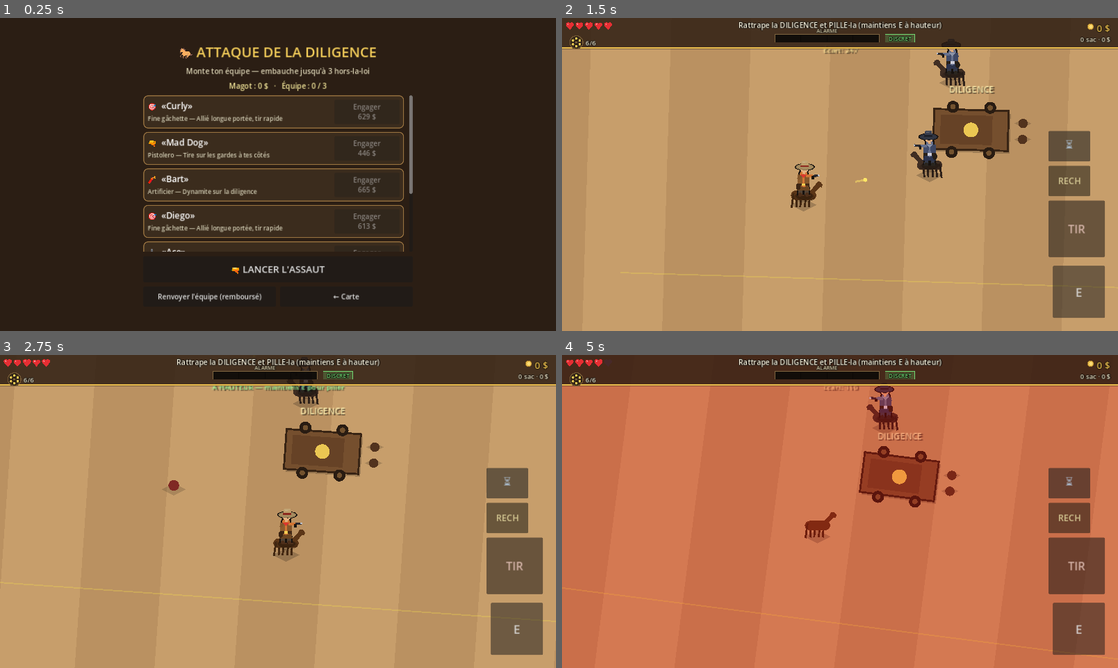
Above: before the commit, frames 1-4 (two rows, left to right).
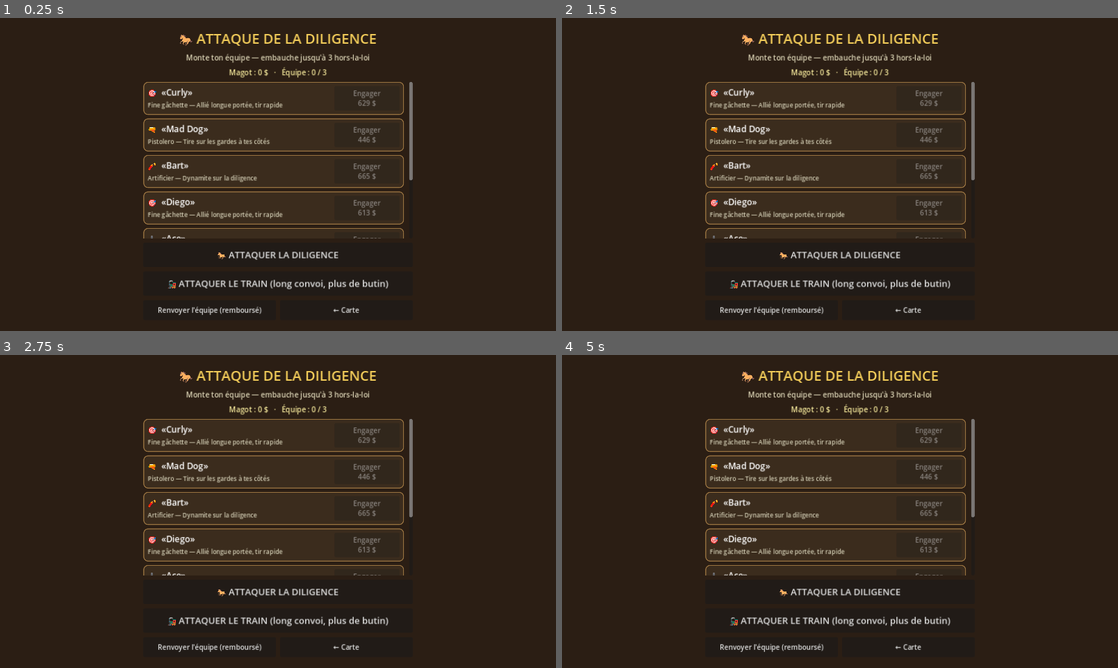
Above: after the commit, the same moments.

Repository: sebadiaz/Cowboys
Game: Godot game, scene res://scenes/CrewScreen.tscn
The game is run twice, just before and just after one commit, with the same random seed, the same clock (stepped at 60 frames per second) and the same inputs. This scene is started directly instead of the project's main scene.
Inputs (mouse positions are in pixels of both pictures, inside the frame that each line leads up to):
- Up to frame 1 (0.25 s): no input
- Up to frame 2 (1.5 s): click (840, 268) at 0.5 s, where only the run before the commit has a clickable "🔫 LANCER L'ASSAUT"; tap Enter at 1.25 s; move the mouse to (962, 158) at 1.27 s; hold D (move_right) from 1.28 s (still down); hold Space (fire) from 1.28 s (still down); click (962, 158) at 1.42 s
- Up to frame 3 (2.75 s): tap E (interact) at 1.55 s; release D (move_right) at 2 s; release Space (fire) at 2 s; drag from (166, 527) to (250, 574) at 2.02 s
- Up to frame 4 (5 s): move the mouse to (895, 442) at 2.77 s; hold D (move_right) 2.78-3.5 s; hold Space (fire) 2.78-3.5 s; tap E (interact) at 3.05, 4.55 s; drag from (812, 574) to (673, 464) at 3.52 s; move the mouse to (1006, 558) at 4.27 s; hold A (move_left) from 4.28 s (still down); hold Shift from 4.28 s (still down); tap R (reload) at 4.9 s

The runs differ from the first frame. In frame 1, 11% of the frame differs, in the area x 25-75%, y 5-95%; in frame 2, 95%; in frame 3, 95%; in frame 4, 99%, in the area x 0-100%, y 0-100%.

Commit message:
Lot 19: braquage de TRAIN (train_chase) sur le chase relatif
- Locomotive (cheminée+fumée+chasse-pierres) tirant 4 wagons sur des rails ;
  avancer/reculer longe le convoi, on pille chaque wagon (maintien E à hauteur),
  le wagon d'OR au bout est l'objectif ; gardes postés sur les toits ripostent ;
  équipe recrutée + i-frames ; on décroche pour fuir.
- RelativeChaseController: bornes de bande réglables par instance (un train est
  plus long qu'une diligence) — défauts inchangés, diligence/banc d'essai intacts.
- GameManager.start_train_attack() + scène TrainChase.tscn + bouton 'ATTAQUER LE
  TRAIN' dans CrewScreen. Réutilise HUD/équipe/résultat/bande fidèle.
- Vérifié headless: 4/4 wagons pillés (1740$), wagon d'or -> décrochage -> VICTOIRE;
  diligence non régressée; export web OK.

Diff:
--- /dev/null
+++ b/scenes/levels/TrainChase.tscn
@@ -0,0 +1,6 @@
+[gd_scene load_steps=2 format=3 uid="uid://c0wb0ytrain19chs"]
+
+[ext_resource type="Script" path="res://scripts/train_chase.gd" id="1"]
+
+[node name="TrainChase" type="Node2D"]
+script = ExtResource("1")
--- a/scripts/crew_screen.gd
+++ b/scripts/crew_screen.gd
@@ -40,11 +40,18 @@
 	scroll.add_child(_list)
 
 	var go := Button.new()
-	go.text = "🔫 LANCER L'ASSAUT"
-	go.custom_minimum_size = Vector2(620, 60)
-	go.add_theme_font_size_override("font_size", 22)
+	go.text = "🐎 ATTAQUER LA DILIGENCE"
+	go.custom_minimum_size = Vector2(620, 56)
+	go.add_theme_font_size_override("font_size", 21)
 	go.pressed.connect(func() -> void: GameManager.start_coach_attack())
 	box.add_child(go)
+
+	var train := Button.new()
+	train.text = "🚂 ATTAQUER LE TRAIN (long convoi, plus de butin)"
+	train.custom_minimum_size = Vector2(620, 56)
+	train.add_theme_font_size_override("font_size", 21)
+	train.pressed.connect(func() -> void: GameManager.start_train_attack())
+	box.add_child(train)
 
 	var row := HBoxContainer.new()
 	row.add_theme_constant_override("separation", 10)
--- a/scripts/game_manager.gd
+++ b/scripts/game_manager.gd
@@ -8,6 +8,7 @@
 const SCENE_SALOON := "res://scenes/levels/Saloon.tscn"
 const SCENE_MISSION := "res://scenes/MissionRoot.tscn"
 const SCENE_STAGECOACH := "res://scenes/levels/StagecoachChase.tscn"
+const SCENE_TRAIN := "res://scenes/levels/TrainChase.tscn"
 const SCENE_RESULT := "res://scenes/ResultScreen.tscn"
 const SCENE_LEVEL_SELECT := "res://scenes/LevelSelect.tscn"
 const SCENE_SHOP := "res://scenes/ShopScreen.tscn"
@@ -226,6 +227,15 @@
 	_change_scene(SCENE_STAGECOACH)
 
 
+## Braquage de train (lot 19) : même flux d'équipe que la diligence (coach_mission
+## pour le résultat/score/bande), mais convoi = locomotive + wagons.
+func start_train_attack() -> void:
+	coach_mission = true
+	procedural = false
+	current_level = 3
+	_change_scene(SCENE_TRAIN)
+
+
 func _process(delta: float) -> void:
 	world_time = fposmod(world_time + delta / DAY_LENGTH, 1.0)
 
--- a/scripts/relative_chase_controller.gd
+++ b/scripts/relative_chase_controller.gd
@@ -16,6 +16,13 @@
 const MOVE_SPEED := 260.0   # vitesse de repositionnement relatif
 const CATCH_X := 40.0       # |rel.x| sous lequel on est "à hauteur" de la cible
 
+# Bornes de la bande, réglables PAR INSTANCE (un train est plus long qu'une
+# diligence). Par défaut = les constantes ci-dessus -> comportement inchangé.
+var lane_half := LANE_HALF
+var ahead_max := AHEAD_MAX
+var behind_max := BEHIND_MAX
+var move_speed := MOVE_SPEED
+
 # Offset dans le repère de la cible : x le long de la course, y latéral.
 # Départ : un peu en arrière, sur le côté.
 var rel := Vector2(-300.0, 120.0)
@@ -24,9 +31,9 @@
 ## Met à jour l'offset relatif depuis l'entrée (direction monde alignée écran).
 ## `input.x` = avancer(+)/reculer(-), `input.y` = latéral.
 func update(delta: float, input: Vector2) -> void:
-	rel += input.limit_length(1.0) * MOVE_SPEED * delta
-	rel.x = clampf(rel.x, -BEHIND_MAX, AHEAD_MAX)
-	rel.y = clampf(rel.y, -LANE_HALF, LANE_HALF)
+	rel += input.limit_length(1.0) * move_speed * delta
+	rel.x = clampf(rel.x, -behind_max, ahead_max)
+	rel.y = clampf(rel.y, -lane_half, lane_half)
 
 
 ## Position MONDE du joueur, étant donné la cible et sa direction de course.
@@ -48,4 +55,4 @@
 
 ## A-t-on été distancé (collé à la limite arrière) ?
 func is_distanced() -> bool:
-	return rel.x <= -BEHIND_MAX + 1.0
+	return rel.x <= -behind_max + 1.0
--- /dev/null
+++ b/scripts/train_chase.gd
@@ -0,0 +1,607 @@
+extends Node2D
+## train_chase.gd  (Lot 19)
+## Braquage de TRAIN : même base que la diligence (RelativeChaseController +
+## HorseController), mais la cible est une LOCOMOTIVE tirant plusieurs WAGONS en
+## file. Le joueur longe le convoi et pille les wagons un par un (avancer/reculer
+## choisit le wagon, maintien E à hauteur) ; des gardes postés sur les toits
+## ripostent ; l'équipe (CrewScreen) chevauche et tire. Le wagon d'OR au bout est
+## l'objectif ; ensuite on décroche pour fuir. Réutilise HUD/résultat/bande fidèle.
+
+const TRAIN_SPEED := 320.0
+const BULLET_SPEED := 950.0
+const GUARD_FIRE := 1.9
+const ALLY_FIRE := 1.3
+const LOOT_TIME := 2.4
+const LOCO_HALF := 48.0
+const CAR_LEN := 120.0
+const CAR_GAP := 10.0
+const RAIL_HALF := 30.0
+
+var _chase := RelativeChaseController.new()
+var _horse := HorseController.new()
+var _hud: CanvasLayer
+
+var _loco_pos := Vector2.ZERO
+var _track_dir := Vector2.RIGHT
+var _player_pos := Vector2.ZERO
+var _facing := Vector2.RIGHT
+var _ride := 0.0
+var _smoke := 0.0
+var _cam := Vector2.ZERO
+var _scale := 1.6
+
+var _hp := 3
+var _max_hp := 3
+var _dmg_cd := 0.0
+var _fire_cd := 0.0
+
+var _cars: Array[Dictionary] = []      # {along, value, looted, progress, gold}
+var _guards: Array[Dictionary] = []    # {along, side, hp, fire_cd, alive, facing}
+var _allies: Array[Dictionary] = []
+var _bullets: Array[Dictionary] = []
+var _corpses: Array[Dictionary] = []
+
+var _loot_value := 0
+var _loot_bags := 0
+var _gold_looted := false
+var _elapsed := 0.0
+var _over := false
+var _escaping := false
+var _train_len := 0.0
+var _rng := RandomNumberGenerator.new()
+
+
+func _ready() -> void:
+	Iso.top_down = true
+	_rng.randomize()
+	_horse.mounted = true
+	# Bande élargie : un train est long, il faut pouvoir longer tout le convoi.
+	_chase.behind_max = 600.0
+	_chase.ahead_max = 120.0
+	_chase.lane_half = 210.0
+	_chase.rel = Vector2(-200.0, 130.0)
+	_max_hp = (5 if GameManager.assist else 3) + SaveManager.hp_bonus()
+	_max_hp += GameManager.crew_count_role("medic")
+	_hp = _max_hp
+	_build_train()
+	_player_pos = _chase.player_world(_loco_pos, _track_dir)
+	var vp := get_viewport_rect().size
+	_scale = clampf(minf(vp.x, vp.y) / 480.0, 1.1, 2.2)
+	scale = Vector2(_scale, _scale)
+	_spawn_allies()
+	_build_hud()
+	AudioManager.play_music("tension")
+
+
+func _build_train() -> void:
+	# 3 wagons de fret + 1 wagon d'or au bout. Position le long de la course
+	# (négative = derrière la loco).
+	var n_cargo := 3
+	for i in range(n_cargo + 1):
+		var along := -(LOCO_HALF + CAR_GAP + CAR_LEN * 0.5 + i * (CAR_LEN + CAR_GAP))
+		var gold := i == n_cargo
+		_cars.append({"along": along, "value": (900 if gold else 280), "looted": false,
+				"progress": 0.0, "gold": gold})
+	_train_len = LOCO_HALF + (n_cargo + 1) * (CAR_LEN + CAR_GAP)
+	# Gardes postés sur les toits (wagon d'or + un wagon de fret), +1 par notoriété.
+	var guard_cars := [n_cargo, 1]
+	var extra := clampi(SaveManager.notoriety / 2, 0, 2)
+	for k in range(extra):
+		guard_cars.append((k * 2) % n_cargo)
+	for ci in guard_cars:
+		var a: float = _cars[ci]["along"]
+		_guards.append({"along": a, "side": (1.0 if _guards.size() % 2 == 0 else -1.0) * 18.0,
+				"hp": 2, "fire_cd": _rng.randf_range(0.6, GUARD_FIRE), "alive": true, "facing": Vector2.LEFT})
+
+
+func _build_hud() -> void:
+	_hud = preload("res://scenes/HUD.tscn").instantiate()
+	add_child(_hud)
+	_hud.set_health(_hp, _max_hp)
+	_hud.set_loot(0, 0)
+	_hud.set_money(SaveManager.total_money)
+	_hud.set_alarm(0.0)
+	_hud.set_objective("Longe le train et PILLE les wagons (E à hauteur) — l'OR au bout")
+	if not _allies.is_empty():
+		_hud.show_toast("ÉQUIPE EN SELLE ! (%d)" % _allies.size())
+
+
+func _spawn_allies() -> void:
+	for c in GameManager.crew:
+		var role := str(c.get("role", ""))
+		if role == "gunman" or role == "marksman":
+			_allies.append({"off": Vector2(_rng.randf_range(-60, -10), _rng.randf_range(-80, 80)),
+				"hp": 3, "fire_cd": _rng.randf_range(0.3, ALLY_FIRE), "alive": true,
+				"name": str(c.get("name", "")), "role": role, "facing": Vector2.RIGHT})
+
+
+func _process(delta: float) -> void:
+	Iso.top_down = true
+	if _over:
+		_advance_bullets(delta)
+		_update_camera(delta)
+		queue_redraw()
+		return
+	_elapsed += delta
+	_smoke += delta
+	_dmg_cd = maxf(0.0, _dmg_cd - delta)
+	# Le train avance en continu (légère ondulation de la voie).
+	_track_dir = Vector2.RIGHT.rotated(sin(_loco_pos.x * 0.0005) * 0.12)
+	_loco_pos += _track_dir * TRAIN_SPEED * delta
+	var input := InputManager.get_move_vector()
+	_chase.update(delta, input)
+	var np := _chase.player_world(_loco_pos, _track_dir)
+	var mv := np - _player_pos
+	if mv.length() > 1.0:
+		_facing = mv.normalized()
+	_player_pos = np
+	_ride += delta * 14.0
+	_update_loot(delta)
+	_update_combat(delta)
+	_advance_bullets(delta)
+	_update_camera(delta)
+	_check_end()
+	if _hud != null:
+		_hud.set_health(_hp, _max_hp)
+		_hud.set_loot(_loot_bags, _loot_value)
+	queue_redraw()
+
+
+# --- Pillage par wagon ---
+
+func _nearest_car() -> int:
+	# Wagon non pillé dont la position le long de la course est la plus proche
+	# de celle du joueur (rel.x).
+	var best := 1.0e20
+	var idx := -1
+	for i in range(_cars.size()):
+		if _cars[i]["looted"]:
+			continue
+		var d := absf(_chase.rel.x - float(_cars[i]["along"]))
+		if d < best:
+			best = d
+			idx = i
+	return idx
+
+
+func _update_loot(delta: float) -> void:
+	var idx := _nearest_car()
+	if idx < 0:
+		return
+	var car: Dictionary = _cars[idx]
+	var aligned := absf(_chase.rel.x - float(car["along"])) < 52.0
+	var side_ok := absf(_chase.rel.y) < 95.0
+	if aligned and side_ok and InputManager.is_interact_held():
+		car["progress"] = minf(1.0, float(car["progress"]) + delta / LOOT_TIME)
+		if float(car["progress"]) >= 1.0:
+			_loot_car(idx)
+
+
+func _loot_car(idx: int) -> void:
+	var car: Dictionary = _cars[idx]
+	car["looted"] = true
+	var val := int(int(car["value"]) * SaveManager.loot_mult())
+	_loot_value += val
+	_loot_bags += 1
+	AudioManager.play("safe")
+	if bool(car["gold"]):
+		_gold_looted = true
+		_escaping = true
+		if _hud != null:
+			_hud.show_toast("WAGON D'OR PILLÉ ! +%d $" % val)
+			_hud.set_objective("DÉCROCHE ! Recule pour fuir le train")
+	elif _hud != null:
+		_hud.show_toast("Wagon pillé ! +%d $" % val)
+
+
+# --- Combat (gardes de toit + alliés) ---
+
+func _update_combat(delta: float) -> void:
+	for g in _guards:
+		if not g["alive"]:
+			continue
+		var gp := _guard_pos(g)
+		g["facing"] = (_player_pos - gp).normalized()
+		g["fire_cd"] = float(g["fire_cd"]) - delta
+		if g["fire_cd"] <= 0.0 and gp.distance_to(_player_pos) < 400.0:
+			_spawn_bullet(gp, (_player_pos - gp), false)
+			g["fire_cd"] = GUARD_FIRE * (1.4 if GameManager.assist else 1.0)
+	for a in _allies:
+		if not a["alive"]:
+			continue
+		var ap: Vector2 = _player_pos + _rot(a["off"])
+		a["fire_cd"] = float(a["fire_cd"]) - delta
+		var tgt = _nearest_guard(ap)
+		if tgt != null:
+			a["facing"] = (tgt - ap).normalized()
+			if a["fire_cd"] <= 0.0:
+				_spawn_bullet(ap, (tgt - ap), true)
+				a["fire_cd"] = ALLY_FIRE
+	_fire_cd = maxf(0.0, _fire_cd - delta)
+	if InputManager.is_fire_pressed() and _fire_cd <= 0.0:
+		var aim = _nearest_guard(_player_pos)
+		var dir: Vector2 = (aim - _player_pos) if aim != null else _track_dir
+		_spawn_bullet(_player_pos + dir.normalized() * 18.0, dir, true)
+		_fire_cd = 0.28
+
+
+func _guard_pos(g: Dictionary) -> Vector2:
+	return _loco_pos + _rot(Vector2(float(g["along"]), float(g["side"])))
+
+
+func _spawn_bullet(pos: Vector2, dir: Vector2, friendly: bool) -> void:
+	_bullets.append({"pos": pos, "vel": dir.normalized() * BULLET_SPEED, "friendly": friendly, "life": 0.9})
+
+
+func _advance_bullets(delta: float) -> void:
+	var alive: Array[Dictionary] = []
+	for b in _bullets:
+		b["pos"] += b["vel"] * delta
+		b["life"] = float(b["life"]) - delta
+		if b["life"] <= 0.0:
+			continue
+		var hit := false
+		if b["friendly"]:
+			for g in _guards:
+				if g["alive"] and _guard_pos(g).distance_to(b["pos"]) < 16.0:
+					g["hp"] = int(g["hp"]) - 1
+					hit = true
+					if int(g["hp"]) <= 0:
+						g["alive"] = false
+						_corpses.append({"pos": _guard_pos(g), "t": 0.0})
+					break
+		else:
+			if not _over and _dmg_cd <= 0.0 and _player_pos.distance_to(b["pos"]) < 15.0:
+				_hurt_player()
+				hit = true
+			if not hit:
+				for a in _allies:
+					if a["alive"] and (_player_pos + _rot(a["off"])).distance_to(b["pos"]) < 15.0:
+						a["hp"] = int(a["hp"]) - 1
+						hit = true
+						if int(a["hp"]) <= 0:
+							a["alive"] = false
+							_corpses.append({"pos": _player_pos + _rot(a["off"]), "t": 0.0})
+							if _hud != null:
+								_hud.show_toast("ALLIÉ À TERRE !")
+						break
+		if not hit:
+			alive.append(b)
+	_bullets = alive
+	for c in _corpses:
+		c["t"] = float(c["t"]) + delta
+
+
+func _hurt_player() -> void:
+	_hp = maxi(0, _hp - 1)
+	_dmg_cd = 0.8 if GameManager.assist else 0.45
+	AudioManager.play("hit_player", -4.0)
+	if _hud != null and _hp > 0:
+		_hud.flash(Color(1, 0, 0, 0.35))
+
+
+func _nearest_guard(from: Vector2):
+	var best := 1.0e20
+	var pos = null
+	for g in _guards:
+		if not g["alive"]:
+			continue
+		var gp := _guard_pos(g)
+		var d := from.distance_to(gp)
+		if d < best:
+			best = d
+			pos = gp
+	return pos
+
+
+# --- Fin ---
+
+func _check_end() -> void:
+	if _over:
+		return
+	if _hp <= 0:
+		_end(false)
+		return
+	if _escaping and _chase.is_distanced():
+		_end(true)
+
+
+func _end(success: bool) -> void:
+	_over = true
+	if success:
+		_promote_crew_to_gang()
+	if _hud != null:
+		_hud.show_toast("FUITE RÉUSSIE !" if success else "ABATTU ! ÉCHEC")
+	AudioManager.play("win" if success else "lose", 2.0)
+	AudioManager.stop_music()
+	await get_tree().create_timer(0.9).timeout
+	GameManager.finish_mission(success, _loot_value, _loot_bags, _score())
+
+
+func _promote_crew_to_gang() -> void:
+	var alive := {}
+	for a in _allies:
+		if a["alive"]:
+			alive[str(a["name"])] = true
+	for c in GameManager.crew:
+		var role := str(c.get("role", ""))
+		var nm := str(c.get("name", ""))
+		if role == "gunman" or role == "marksman":
+			if alive.has(nm):
+				SaveManager.add_loyal(nm, role)
+		else:
+			SaveManager.add_loyal(nm, role)
+
+
+func _score() -> Dictionary:
+	var kills := 0
+	for g in _guards:
+		if not g["alive"]:
+			kills += 1
+	var time_bonus: int = maxi(0, int(round((150.0 - _elapsed) * 2.0)))
+	var crew := 200 * GameManager.crew_count_role("scout") + 120 * _live_allies()
+	var guard_bonus := 90 * kills
+	return {
+		"loot": _loot_value, "stealth": 0, "time": time_bonus,
+		"contract": guard_bonus, "crew": crew,
+		"total": _loot_value + time_bonus + crew + guard_bonus,
+	}
+
+
+func _live_allies() -> int:
+	var n := 0
+	for a in _allies:
+		if a["alive"]:
+			n += 1
+	return n
+
+
+# --- Rendu ---
+
+func _rot(off: Vector2) -> Vector2:
+	var d := _track_dir.normalized()
+	var perp := Vector2(-d.y, d.x)
+	return d * off.x + perp * off.y
+
+
+func _update_camera(delta: float) -> void:
+	var vp := get_viewport_rect().size
+	var train_mid := _loco_pos + _track_dir * (-_train_len * 0.5)
+	var focus := _player_pos.lerp(train_mid, 0.3)
+	_cam = _cam.lerp(vp * 0.5 - focus * _scale, clampf(delta * 8.0, 0.0, 1.0))
+	position = _cam
+
+
+func _draw() -> void:
+	_draw_ground()
+	_draw_rails()
+	var items: Array[Dictionary] = []
+	items.append({"y": _loco_pos.y - 9999.0, "k": "train"})   # le train sous tout le monde
+	for g in _guards:
+		if g["alive"]:
+			var gp := _guard_pos(g)
+			items.append({"y": gp.y, "k": "guard", "p": gp, "f": g["facing"]})
+	for a in _allies:
+		if a["alive"]:
+			var ap: Vector2 = _player_pos + _rot(a["off"])
+			items.append({"y": ap.y, "k": "ally", "p": ap, "f": a["facing"]})
+	for c in _corpses:
+		items.append({"y": c["pos"].y, "k": "corpse", "p": c["pos"]})
+	items.append({"y": _player_pos.y, "k": "me"})
+	items.sort_custom(func(a, b): return a["y"] < b["y"])
+	for it in items:
+		match it["k"]:
+			"train": _draw_train()
+			"guard": _draw_roof_guard(it["p"], it["f"])
+			"ally": _draw_rider(it["p"], it["f"], Color(0.78, 1.05, 0.8), _pal_ally())
+			"corpse": _draw_corpse(it["p"])
+			"me": _draw_rider(_player_pos, _facing, Color(1.0, 0.92, 0.7), CharacterArt.hero_palette(), true)
+	for b in _bullets:
+		var p: Vector2 = b["pos"]
+		var d: Vector2 = (b["vel"] as Vector2).normalized()
+		var col := Color(1, 0.9, 0.4) if b["friendly"] else Color(1, 0.5, 0.25)
+		draw_line(p - d * 15.0, p, Color(col.r, col.g, col.b, 0.5), 3.0)
+		draw_circle(p, 3.0, col)
+	_draw_overlay()
+
+
+func _draw_ground() -> void:
+	var perp := Vector2(-_track_dir.y, _track_dir.x)
+	var step := 130.0
+	var base := floorf(_loco_pos.x / step) * step
+	for i in range(-10, 16):
+		var x := base + i * step
+		var c := Color(0.74, 0.60, 0.40) if int(roundf(x / step)) % 2 == 0 else Color(0.70, 0.55, 0.36)
+		var center := Vector2(x, _loco_pos.y)
+		var a := center + perp * 1100.0 - _track_dir * (step * 0.5)
+		var bb := center - perp * 1100.0 - _track_dir * (step * 0.5)
+		var cc := center - perp * 1100.0 + _track_dir * (step * 0.5)
+		var dd := center + perp * 1100.0 + _track_dir * (step * 0.5)
+		draw_colored_polygon(PackedVector2Array([a, dd, cc, bb]), c)
+
+
+func _draw_rails() -> void:
+	var d := _track_dir.normalized()
+	var perp := Vector2(-d.y, d.x)
+	var front := _loco_pos + d * 120.0
+	var backlen := _train_len + 360.0
+	# Traverses.
+	var ties := int(backlen / 26.0)
+	for i in range(ties):
+		var c := front - d * (i * 26.0)
+		draw_line(c - perp * (RAIL_HALF + 7.0), c + perp * (RAIL_HALF + 7.0), Color(0.34, 0.22, 0.12), 3.0)
+	# Deux rails.
+	for s in [-1.0, 1.0]:
+		draw_line(front + perp * (RAIL_HALF * s), front - d * backlen + perp * (RAIL_HALF * s),
+				Color(0.55, 0.55, 0.6), 3.0)
+
+
+func _draw_train() -> void:
+	var d := _track_dir.normalized()
+	var perp := Vector2(-d.y, d.x)
+	# Wagons (de l'arrière vers l'avant pour le recouvrement).
+	for i in range(_cars.size() - 1, -1, -1):
+		_draw_car(_cars[i], d, perp)
+	# Locomotive.
+	_draw_loco(d, perp)
+
+
+func _draw_car(car: Dictionary, d: Vector2, perp: Vector2) -> void:
+	var c := _loco_pos + d * float(car["along"])
+	var hl := CAR_LEN * 0.5
+	var hw := 26.0
+	var looted: bool = car["looted"]
+	var gold: bool = car["gold"]
+	var body := Color(0.30, 0.22, 0.14) if not gold else Color(0.42, 0.32, 0.14)
+	if looted:
+		body = body.darkened(0.25)
+	var poly := PackedVector2Array([
+		c - d * hl - perp * hw, c + d * hl - perp * hw, c + d * hl + perp * hw, c - d * hl + perp * hw])
+	draw_colored_polygon(PackedVector2Array([poly[0] + Vector2(3, 4), poly[1] + Vector2(3, 4),
+			poly[2] + Vector2(3, 4), poly[3] + Vector2(3, 4)]), Color(0, 0, 0, 0.22))
+	draw_colored_polygon(poly, body)
+	draw_polyline(PackedVector2Array([poly[0], poly[1], poly[2], poly[3], poly[0]]), body.darkened(0.4), 3.0)
+	# Toit (planches).
+	for t in [0.3, 0.5, 0.7]:
+		draw_line(poly[0].lerp(poly[1], t), poly[3].lerp(poly[2], t), body.lightened(0.06), 1.0)
+	# Roues.
+	for du in [-0.6, 0.6]:
+		for su in [-1.0, 1.0]:
+			draw_circle(c + d * (hl * du) + perp * (hw + 3.0) * su, 7.0, Color(0.14, 0.10, 0.07))
+	# Coffre / pastille d'or au centre + jauge de pillage.
+	var mark := Color(0.5, 0.42, 0.25) if looted else (Color(0.96, 0.82, 0.30) if gold else Color(0.75, 0.66, 0.4))
+	draw_circle(c, 9.0 if not gold else 11.0, mark)
+	if float(car["progress"]) > 0.0 and not looted:
+		var bw := 50.0
+		var head := c + Vector2(0, -hw - 16.0)
+		draw_rect(Rect2(head + Vector2(-bw * 0.5, -4), Vector2(bw, 6)), Color(0, 0, 0, 0.7))
+		draw_rect(Rect2(head + Vector2(-bw * 0.5, -4), Vector2(bw * float(car["progress"]), 6)), Color(0.95, 0.8, 0.2))
+	if gold and not looted:
+		_text(c + Vector2(0, -hw - 22.0), "WAGON D'OR", 12, Color(1, 0.9, 0.45))
+
+
+func _draw_loco(d: Vector2, perp: Vector2) -> void:
+	var c := _loco_pos
+	var hl := LOCO_HALF
+	var hw := 28.0
+	var poly := PackedVector2Array([
+		c - d * hl - perp * hw, c + d * hl - perp * hw, c + d * hl + perp * hw, c - d * hl + perp * hw])
+	draw_colored_polygon(PackedVector2Array([poly[0] + Vector2(3, 4), poly[1] + Vector2(3, 4),
+			poly[2] + Vector2(3, 4), poly[3] + Vector2(3, 4)]), Color(0, 0, 0, 0.22))
+	draw_colored_polygon(poly, Color(0.18, 0.17, 0.20))
+	draw_polyline(PackedVector2Array([poly[0], poly[1], poly[2], poly[3], poly[0]]), Color(0.08, 0.08, 0.1), 3.0)
+	# Chasse-pierres (avant).
+	draw_colored_polygon(PackedVector2Array([
+		c + d * hl - perp * hw, c + d * (hl + 16.0), c + d * hl + perp * hw]), Color(0.12, 0.11, 0.13))
+	# Cheminée + fumée.
+	var stack := c + d * (hl * 0.45)
+	draw_circle(stack, 7.0, Color(0.10, 0.10, 0.12))
+	for i in range(4):
+		var pf := float(i) / 4.0
+		var sp := stack + d * (12.0 + i * 16.0) + perp * sin(_smoke * 3.0 + i) * 6.0
+		draw_circle(sp, 5.0 + i * 3.0, Color(0.5, 0.5, 0.52, 0.30 * (1.0 - pf)))
+	# Cabine.
+	draw_circle(c - d * (hl * 0.45), 9.0, Color(0.26, 0.24, 0.28))
+	for du in [-0.5, 0.5]:
+		for su in [-1.0, 1.0]:
+			draw_circle(c + d * (hl * du) + perp * (hw + 3.0) * su, 8.0, Color(0.12, 0.09, 0.07))
+
+
+func _draw_roof_guard(pos: Vector2, face: Vector2) -> void:
+	draw_colored_polygon(_diam(pos, 14.0), Color(0, 0, 0, 0.2))
+	CharacterArt.draw_person(self, pos + Vector2(0, -6), face, _pal_guard(), false, false, 0.0, 0.0, 0.0)
+
+
+func _draw_rider(base: Vector2, face: Vector2, mod: Color, pal: Dictionary, hero := false) -> void:
+	var bob := sin(_ride + base.x * 0.03) * 2.0
+	if hero:
+		var back := -_track_dir.normalized() * 16.0
+		for i in range(2):
+			var pp := base + back + Vector2(_rng.randf_range(-6, 6), _rng.randf_range(-2, 5))
+			draw_circle(pp, _rng.randf_range(3.0, 5.0), Color(0.7, 0.6, 0.45, 0.22))
+	draw_colored_polygon(_diam(base, 20.0), Color(0, 0, 0, 0.2))
+	var flip := -1.0 if face.x > 0.1 else 1.0
+	_horse_body(base + Vector2(0, bob), flip, mod)
+	if _dmg_cd > 0.0 and hero and int(_ride * 20.0) % 2 == 0:
+		return
+	CharacterArt.draw_person(self, base + Vector2(0, -16 + bob), face, pal, false, false, 0.0, 0.0, 0.0)
+
+
+func _draw_corpse(pos: Vector2) -> void:
+	draw_colored_polygon(_diam(pos, 16.0), Color(0, 0, 0, 0.15))
+	draw_circle(pos + Vector2(0, -6), 8.0, Color(0.5, 0.16, 0.14))
+
+
+func _draw_overlay() -> void:
+	var vp := get_viewport_rect().size
+	var top := -position / _scale + Vector2(vp.x * 0.5 / _scale, 80.0 / _scale)
+	var st := ""
+	var col := Color(1, 0.9, 0.6)
+	var idx := _nearest_car()
+	if _gold_looted and _escaping:
+		st = "DISTANCÉ — tu t'enfuis !" if _chase.is_distanced() else "Recule pour décrocher !"
+		col = Color(0.6, 1.0, 0.6) if _chase.is_distanced() else Color(1, 0.85, 0.4)
+	elif idx >= 0 and absf(_chase.rel.x - float(_cars[idx]["along"])) < 52.0 and absf(_chase.rel.y) < 95.0:
+		st = "À HAUTEUR — maintiens E pour piller"
+		col = Color(0.6, 1.0, 0.6)
+	elif _chase.is_distanced():
+		st = "DISTANCÉ — rattrape le train !"
+		col = Color(1.0, 0.4, 0.3)
+	else:
+		st = "Avance/recule pour longer le train (%d/%d wagons)" % [_loot_bags, _cars.size()]
+	_text(top, st, int(17.0 / _scale), col)
+
+
+# --- primitives (copies isolées : systèmes séparés) ---
+
+func _horse_body(base: Vector2, flip: float, mod: Color) -> void:
+	var body := Color(0.36, 0.23, 0.13) * mod
+	var dark := body.darkened(0.28)
+	for dx in [-9.0, -3.0, 4.0, 10.0]:
+		draw_line(base + Vector2(dx * flip, -12), base + Vector2((dx + 1.0) * flip, 2), dark, 3.0)
+	var bl := base + Vector2(-12 * flip, -16)
+	var brr := base + Vector2(12 * flip, -16)
+	draw_line(bl, brr, body, 14.0)
+	draw_circle(bl, 7.0, body)
+	draw_circle(brr, 7.0, body)
+	draw_line(brr + Vector2(3 * flip, -3), base + Vector2(18 * flip, 3), dark, 3.0)
+	var neck := bl + Vector2(1 * flip, -3)
+	var head := bl + Vector2(-11 * flip, -16)
+	draw_line(neck, head, body, 7.0)
+	draw_circle(head, 4.5, body)
+	draw_line(head, head + Vector2(-5 * flip, 2), body, 5.0)
+
+
+func _pal_guard() -> Dictionary:
+	return {
+		"hat": Color(0.22, 0.24, 0.30), "hat_band": Color(0.12, 0.13, 0.16),
+		"coat": Color(0.26, 0.30, 0.42), "coat_dark": Color(0.17, 0.20, 0.30),
+		"shirt": Color(0.40, 0.44, 0.55), "pants": Color(0.20, 0.22, 0.28),
+		"skin": Color(0.86, 0.66, 0.48), "bandana": Color(0.55, 0.58, 0.66),
+		"belt": Color(0.16, 0.13, 0.10), "buckle": Color(0.80, 0.80, 0.85),
+		"boots": Color(0.16, 0.14, 0.12), "hair": Color(0.16, 0.12, 0.08),
+	}
+
+
+func _pal_ally() -> Dictionary:
+	return {
+		"hat": Color(0.52, 0.46, 0.30), "hat_band": Color(0.30, 0.40, 0.22),
+		"coat": Color(0.34, 0.44, 0.26), "coat_dark": Color(0.24, 0.32, 0.18),
+		"shirt": Color(0.55, 0.62, 0.38), "pants": Color(0.28, 0.26, 0.20),
+		"skin": Color(0.88, 0.67, 0.49), "bandana": Color(0.45, 0.70, 0.40),
+		"belt": Color(0.24, 0.16, 0.09), "buckle": Color(0.90, 0.78, 0.34),
+		"boots": Color(0.28, 0.18, 0.10), "hair": Color(0.22, 0.15, 0.08),
+	}
+
+
+func _diam(c: Vector2, r: float) -> PackedVector2Array:
+	return PackedVector2Array([c + Vector2(-r, 0), c + Vector2(0, -r * 0.5),
+			c + Vector2(r, 0), c + Vector2(0, r * 0.5)])
+
+
+func _text(pos: Vector2, s: String, size_px: int, col: Color) -> void:
+	var font := ThemeDB.fallback_font
+	var w := font.get_string_size(s, HORIZONTAL_ALIGNMENT_LEFT, -1, size_px).x
+	var base := pos - Vector2(w * 0.5, 0)
+	draw_string(font, base + Vector2(1.5, 1.5), s, HORIZONTAL_ALIGNMENT_LEFT, -1, size_px, Color(0, 0, 0, 0.7))
+	draw_string(font, base, s, HORIZONTAL_ALIGNMENT_LEFT, -1, size_px, col)
Not shown, changed: CLAUDE.md
Not shown, changed: TODO.md
